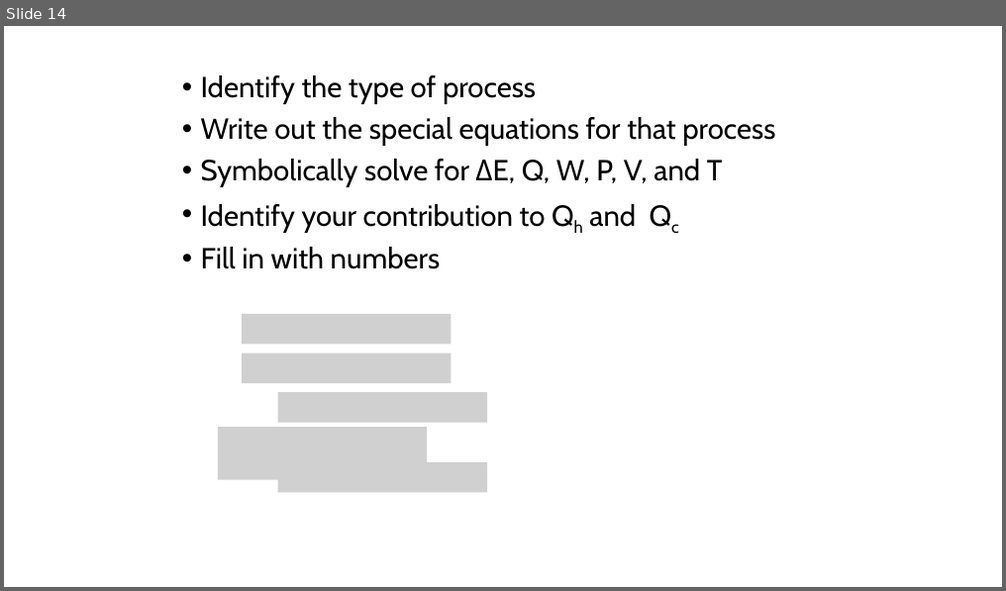
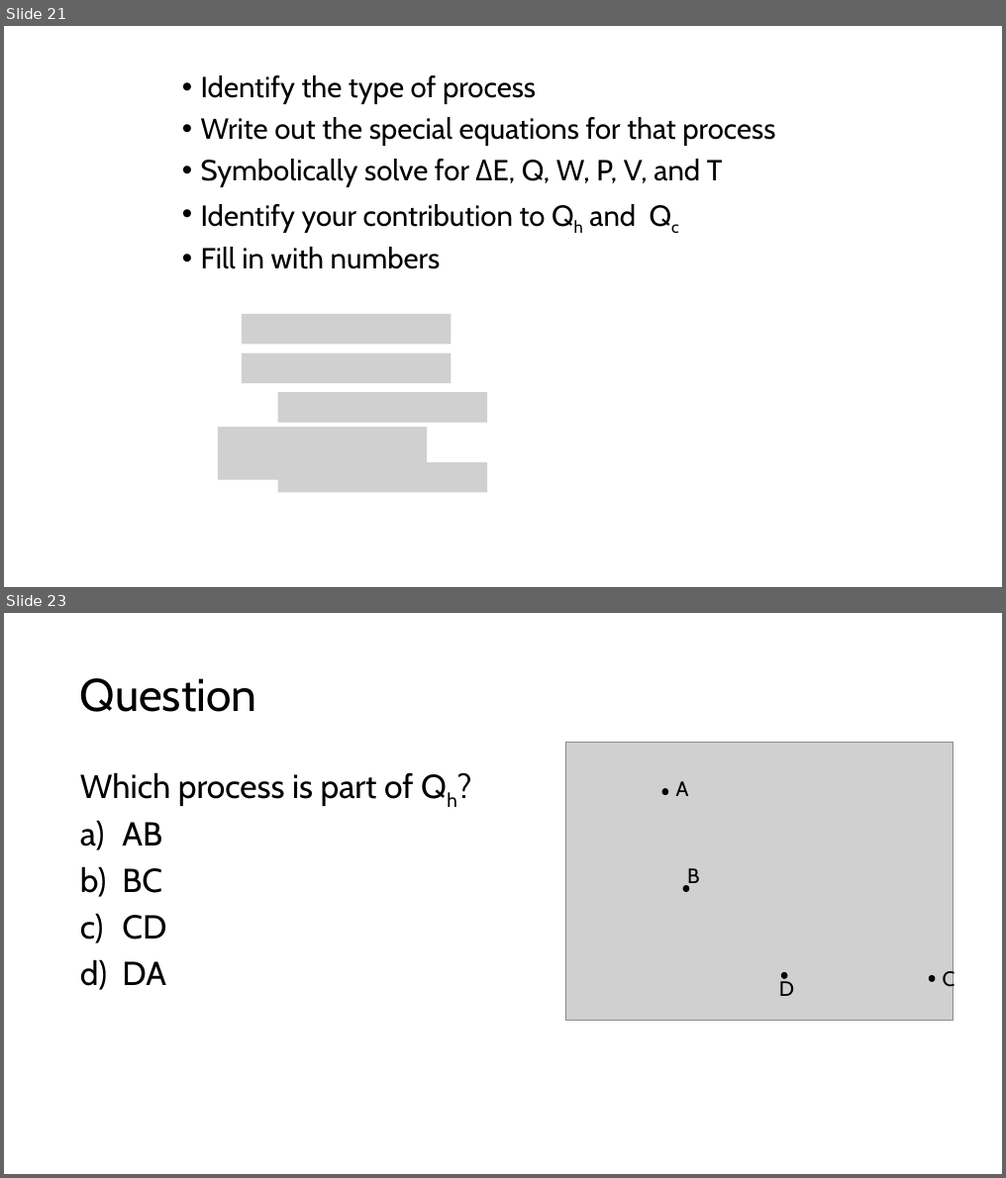
Before and after one commit to rtlines/Introductory-Physics-II, a slide deck: Lecture_Slides/PH 123 Lecture 38.pptx. Shown one above the other, each under a label of ours: slide 14 before the commit, slides 21 and 23 after it; the slides between them are not shown. The pictures are 1006x591 and 1006x1178 pixels, drawn with LibreOffice and Linux fonts; fonts in the diff are those of the drawing; grey boxes stand for pictures. Boxes give left, top, right and bottom in pixels: in the first picture for what was removed or moved away, otherwise in the second. Text is boxed around its words. In the diff, an @@ line names an element or a change of style, - is before the commit and + after.

```diff
--- a/Lecture_Slides/PH 123 Lecture 38.pptx
+++ b/Lecture_Slides/PH 123 Lecture 38.pptx
@@ slide 23 added at (4, 613, 1002, 1174), background #FFFFFF @@
@@ title added at (80, 678, 257, 712), 44 pt, text #000000 @@
+Question
@@ text added at (80, 772, 413, 985), 32 pt, text #000000 @@
+Which process is part of Qh?
+a) AB
+b) BC
+c) CD
+d) DA
@@ group added at (565, 742, 955, 1021): 4 ellipses, 4 texts, 1 picture @@
+A
+D
+B
+C
@@ what was slide 14 is now slide 21 @@
```
Also in this commit, not shown: 1 slide changed, 10 other slides added, 1 slide removed, 5 other files.
